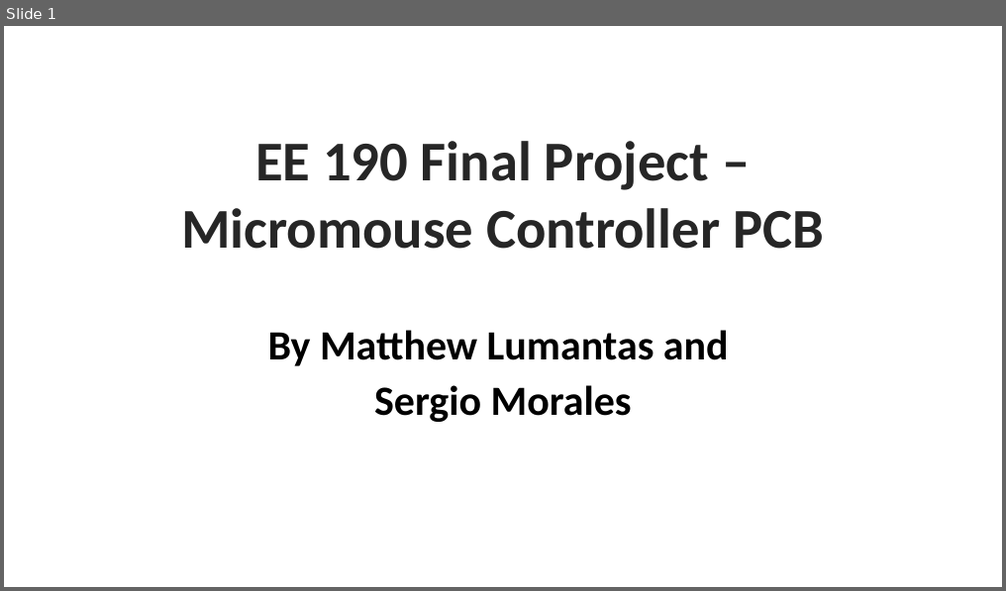
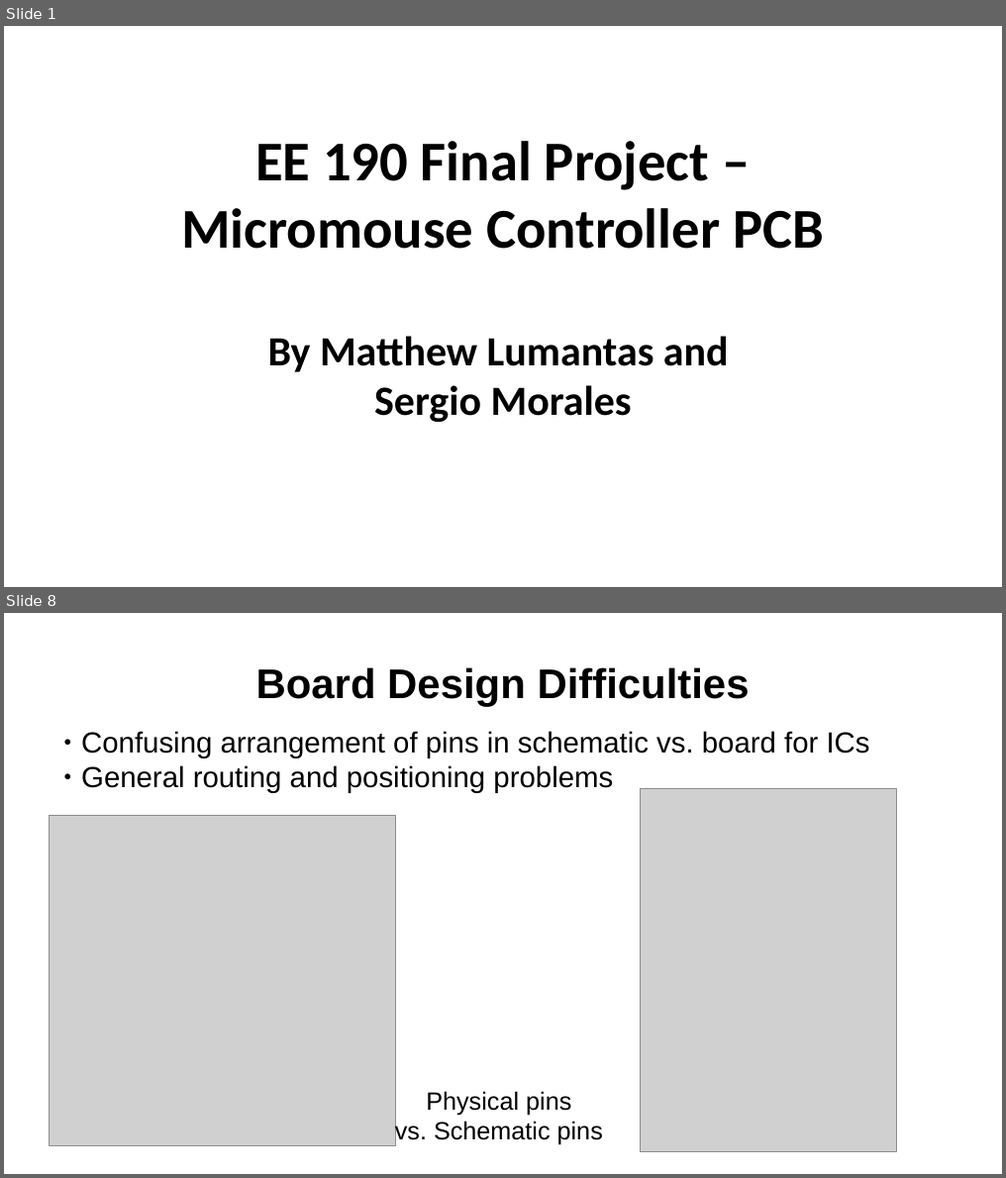
Before and after one commit to mattlumantas/ee190_final, a slide deck: Micromouse_Controller_Presentation.pptx. Shown one above the other, each under a label of ours: slide 1 before the commit, slides 1 and 8 after it; the slides between them are not shown. The pictures are 1006x591 and 1006x1178 pixels, drawn with LibreOffice and Linux fonts; fonts in the diff are those of the drawing; grey boxes stand for pictures; background and template pictures are left out. Boxes give left, top, right and bottom in pixels: in the first picture for what was removed or moved away, otherwise in the second. Text is boxed around its words. In the diff, an @@ line names an element or a change of style, - is before the commit and + after.

Commit message:
Version 1.0 of Micromouse controller 	Added capacitor values 	Arranged Labels 	Completed BoM and Presentation

```diff
--- a/Micromouse_Controller_Presentation.pptx
+++ b/Micromouse_Controller_Presentation.pptx
@@ slide 8 added at bbox=[4, 613, 1002, 1174], background #FFFFFF @@
@@ text added at bbox=[256, 667, 749, 707], 39.9 pt, text #000000, bold @@
+Board Design Difficulties
@@ text added at bbox=[81, 731, 870, 793], 28 pt, text #000000 @@
+● Confusing arrangement of pins in schematic vs. board for ICs
+● General routing and positioning problems
@@ picture added at bbox=[641, 789, 896, 1152] @@
@@ picture added at bbox=[49, 815, 395, 1146] @@
@@ text added at bbox=[395, 1091, 603, 1145], 24 pt, text #000000 @@
+Physical pins
+vs. Schematic pins
@@ slide 1 changed as well @@
@@ text "EE 190 Final Project – ..." at bbox=[181, 141, 824, 249]: text colour #262626 to #000000, letter outline #FFFFFF 2.25 pt to none @@
@@ text "By Matthew Lumantas and" at bbox=[268, 336, 729, 422]: letter outline #FFFFFF 2.25 pt to none; line spacing 0.9 to 1; less space between paragraphs @@
```
Also in this commit, not shown: 2 other slides changed, 5 other slides added, 3 slides removed, 14 other files.
